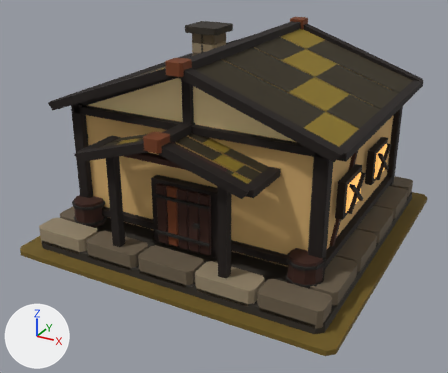
An edit to the glTF model art/longhouse_t5/longhouse_t5.glb, drawn before and after from the same camera.
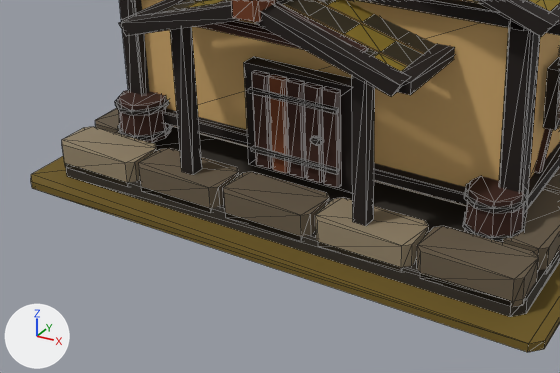
There are two pictures of each version: one whole from a 50 mm camera at (2.76, -5.38, 3.1) aimed at (-0.06, -0.26, 0.54), one close up on the part from 0% to 77% of the width and 37% to 99% of the height. Arrows for +X, +Y and +Z are at lower left; the lights stay in place. The older version's two pictures come first. The close-ups show mesh edges as thin lines.

Objects in the first close-up: 'MMR | longhouse | T05 Architecture.001', 'MMR | longhouse | Tier 05 Ground.001'.
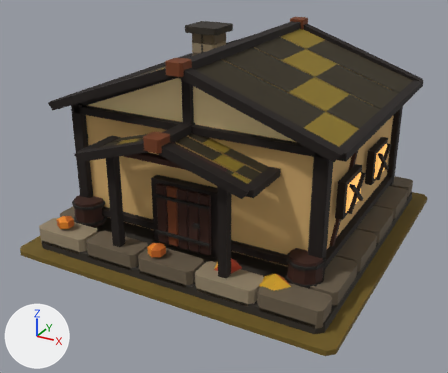
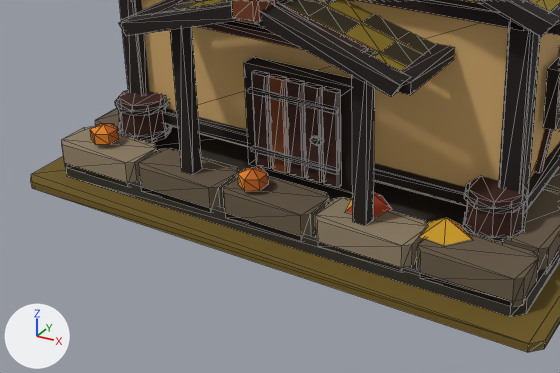
What changed in the scene script:
```text
Add me_mmr___longhouse___t05_autumn_dressing_001:
    me_mmr___longhouse___t05_autumn_dressing_001.from_pydata(...)  # 38 vertices, 46 faces; spans x -1.29..1.14, y -1.47..-1.11, z 0.21..0.35
    me_mmr___longhouse___t05_autumn_dressing_001.materials.append(mat_mmr___shared_palette_atlas)  # picture img_mmr_shared_color_palette_64
Add ob_mmr___longhouse___t05_autumn_dressing_001:
    ob_mmr___longhouse___t05_autumn_dressing_001 = bpy.data.objects.new('MMR | longhouse | T05 Autumn Dressing.001', me_mmr___longhouse___t05_autumn_dressing_001)
    ob_mmr___longhouse___t05_autumn_dressing_001.location = (0.0, 0.0, 0.05)
```

Location of each change, [x1, y1, x2, y2] in pixels of the close-ups (560 x 373 px):
'MMR | longhouse | T05 Autumn Dressing.001', added: after [90, 124, 472, 245]
